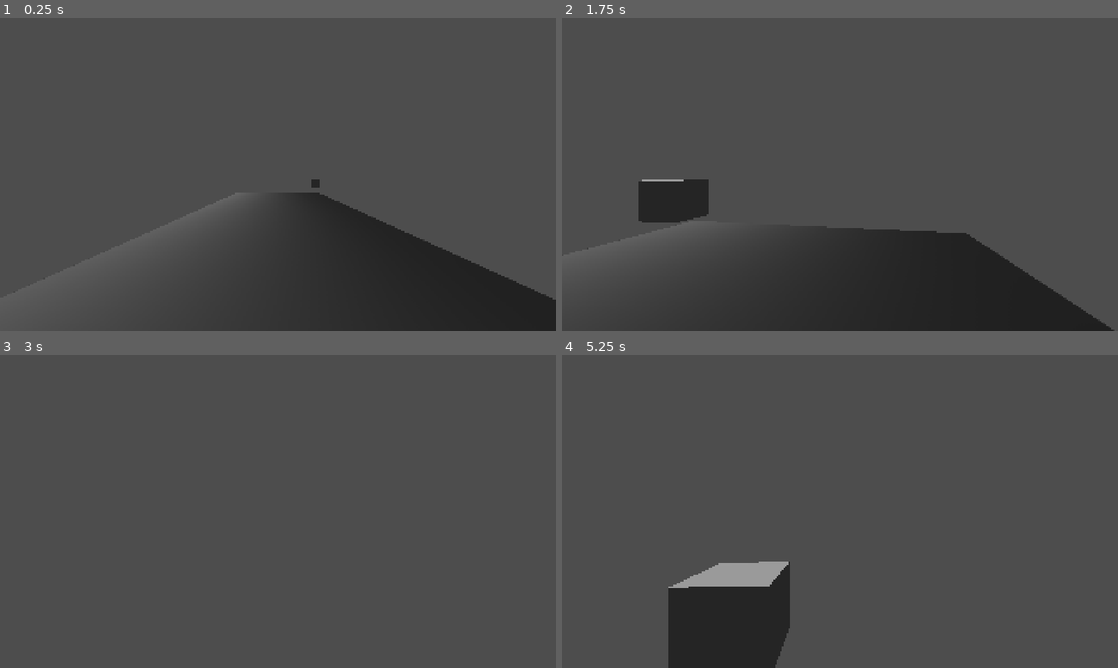
Above: before the commit, frames 1-4 (two rows, left to right).
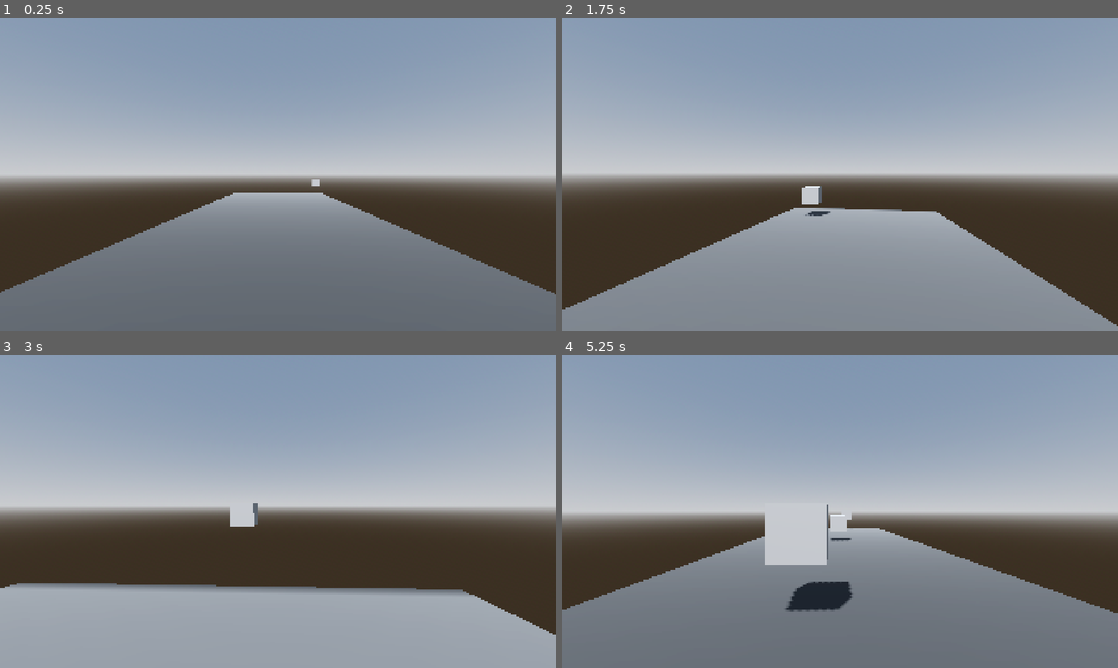
Above: after the commit, the same moments.

Repository: ZaneWallace20/WuLUG-Godot
Game: Godot game, scene res://Scenes/main.tscn
Two runs of this game, one before a commit and one after it. Both use one fixed random seed, a clock stepped at 60 frames per second and the inputs below.
Inputs (mouse positions are in pixels of both pictures, inside the frame that each line leads up to):
- Up to frame 1 (0.25 s): no input
- Up to frame 2 (1.75 s): move the mouse to (867, 174) at 0.52 s; hold Shift (run) 0.53-1.28 s; hold W (up) from 0.53 s (still down); tap Space (jump) at 0.77, 1.52 s; move the mouse to (812, 174) at 1.27 s; tap Shift (run) at 1.35 s
- Up to frame 3 (3 s): keep holding W (up); move the mouse to (289, 505) at 2.02 s; hold Shift (run) 2.03-2.78 s; move the mouse to (272, 517) at 2.77 s; tap Shift (run) at 2.85 s
- Up to frame 4 (5.25 s): keep holding W (up); tap Space (jump) at 3.02, 3.77, 4.52 s; move the mouse to (878, 514) at 3.52 s; hold Shift (run) 3.53-4.28 s; move the mouse to (795, 508) at 4.27 s; tap Shift (run) at 4.35 s; move the mouse to (845, 511) at 5.02 s; hold Shift (run) from 5.03 s (still down)

The runs differ from the first frame. In frame 1, 97% of the frame differs, in the area x 0-100%, y 0-100%; in frame 2, 97%; in frame 3, 97%; in frame 4, 97%.

Commit message:
Minor bug fixes

Diff:
--- a/Scenes/main.tscn
+++ b/Scenes/main.tscn
@@ -1,19 +1,31 @@
-[gd_scene load_steps=10 format=3 uid="uid://6n3mcis2r7bg"]
+[gd_scene load_steps=12 format=3 uid="uid://6n3mcis2r7bg"]
 
 [ext_resource type="Script" uid="uid://djhyk013fsf6i" path="res://Scripts/main.gd" id="1_0xm2m"]
 [ext_resource type="PackedScene" uid="uid://cvxl5px3s68rl" path="res://Scenes/player.tscn" id="1_ig7tw"]
 [ext_resource type="PackedScene" uid="uid://cvoyooc4c8gd4" path="res://Scenes/block.tscn" id="2_h2yge"]
 
-[sub_resource type="Environment" id="Environment_ig7tw"]
+[sub_resource type="ProceduralSkyMaterial" id="ProceduralSkyMaterial_8gbba"]
+sky_horizon_color = Color(0.66224277, 0.6717428, 0.6867428, 1)
+ground_horizon_color = Color(0.66224277, 0.6717428, 0.6867428, 1)
 
-[sub_resource type="Gradient" id="Gradient_7dm0k"]
+[sub_resource type="Sky" id="Sky_jjvhh"]
+sky_material = SubResource("ProceduralSkyMaterial_8gbba")
 
-[sub_resource type="GradientTexture1D" id="GradientTexture1D_ig7tw"]
-gradient = SubResource("Gradient_7dm0k")
+[sub_resource type="Environment" id="Environment_kry3j"]
+background_mode = 2
+sky = SubResource("Sky_jjvhh")
+tonemap_mode = 2
+glow_enabled = true
+
+[sub_resource type="Gradient" id="Gradient_8gbba"]
+
+[sub_resource type="GradientTexture2D" id="GradientTexture2D_jjvhh"]
+gradient = SubResource("Gradient_8gbba")
+fill_to = Vector2(0, 1)
 
 [sub_resource type="StandardMaterial3D" id="StandardMaterial3D_0xm2m"]
 albedo_color = Color(0.3137255, 0.3137255, 0.3137255, 1)
-albedo_texture = SubResource("GradientTexture1D_ig7tw")
+albedo_texture = SubResource("GradientTexture2D_jjvhh")
 
 [sub_resource type="PlaneMesh" id="PlaneMesh_h2yge"]
 material = SubResource("StandardMaterial3D_0xm2m")
@@ -26,14 +38,15 @@
 script = ExtResource("1_0xm2m")
 block_spawn = Vector3(0, 1, 30)
 
+[node name="DirectionalLight3D" type="DirectionalLight3D" parent="."]
+transform = Transform3D(-0.8660254, -0.43301278, 0.25, 0, 0.49999997, 0.86602545, -0.50000006, 0.75, -0.43301266, 0, 0, 0)
+shadow_enabled = true
+
+[node name="WorldEnvironment" type="WorldEnvironment" parent="."]
+environment = SubResource("Environment_kry3j")
+
 [node name="SpawnTimer" type="Timer" parent="."]
 autostart = true
-
-[node name="DirectionalLight3D" type="DirectionalLight3D" parent="."]
-transform = Transform3D(1, 0, 0, 0, 1.1924881e-08, 1, 0, -1, 1.1924881e-08, 0, 50, 0)
-
-[node name="WorldEnvironment" type="WorldEnvironment" parent="."]
-environment = SubResource("Environment_ig7tw")
 
 [node name="Block" parent="." instance=ExtResource("2_h2yge")]
 transform = Transform3D(1, 0, 0, 0, 1, 0, 0, 0, 1, -5, 1, 30)
--- a/Scenes/player.tscn
+++ b/Scenes/player.tscn
@@ -16,6 +16,6 @@
 shape = SubResource("CapsuleShape3D_7dm0k")
 
 [node name="Head" type="Node3D" parent="."]
+transform = Transform3D(1, 0, 0, 0, 1, 0, 0, 0, 1, 0, 0.75, -0.25)
 
 [node name="Camera3D" type="Camera3D" parent="Head"]
-transform = Transform3D(1, 0, 0, 0, 1, 0, 0, 0, 1, 0, 0.85, 0)
--- a/Scripts/player.gd
+++ b/Scripts/player.gd
@@ -9,7 +9,7 @@
 @onready var head: Node3D = $Head
 
 const SPEED = 5.0
-const JUMP_VELOCITY = 4.5
+const JUMP_VELOCITY = 5.5
 const MOUSE_SENSE = 0.1
 
 
@@ -42,7 +42,7 @@
 	var speed_multiplyer := 1
 
 	if Input.is_action_pressed("run"):
-		speed_multiplyer = 4
+		speed_multiplyer = 2
 
 	# Get the input direction and handle the movement/deceleration.
 	var input_dir := Input.get_vector("left", "right", "up", "down")
